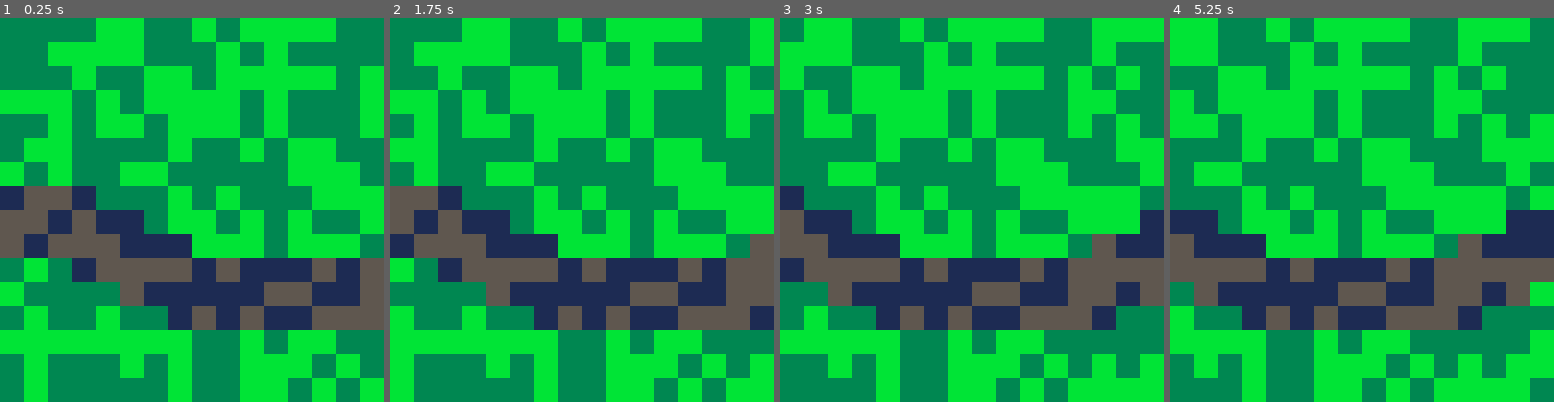
Above: before the commit, frames 1-4 (left to right).
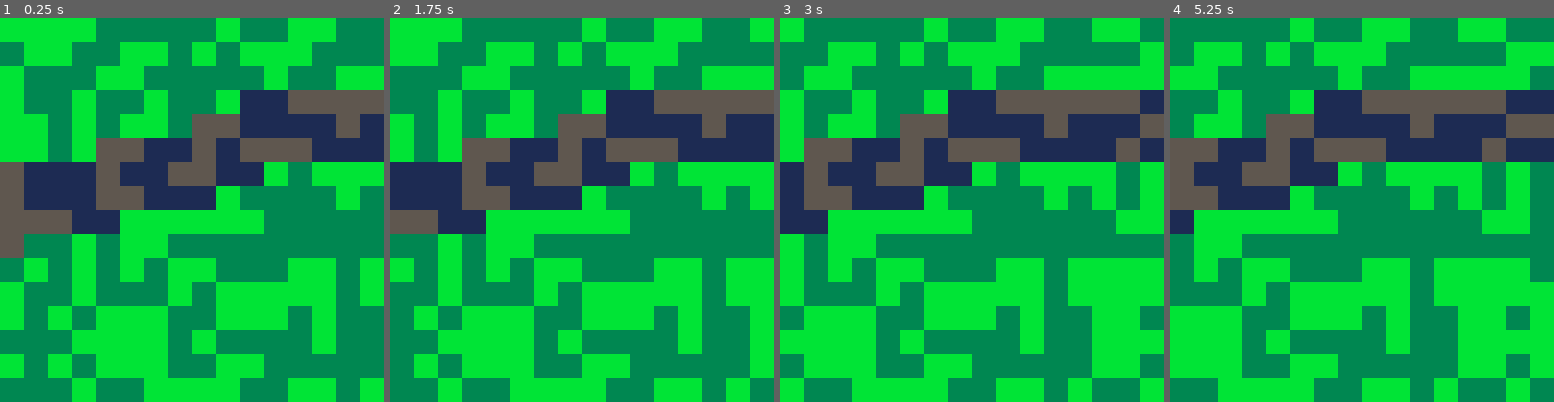
Above: after the commit, the same moments.

Repository: schoblaska/pico-8
Game: PICO-8 cartridge src/drawaroad.p8
The game is run twice, just before and just after one commit, with the same random seed, the same clock (stepped at 60 frames per second) and the same inputs.
Inputs:
- Up to frame 1 (0.25 s): no input
- Up to frame 2 (1.75 s): hold Right from 1.6 s (still down)
- Up to frame 3 (3 s): release Right at 2.1 s; hold Right from 2.47 s (still down)
- Up to frame 4 (5.25 s): release Right at 3.03 s; hold Left 3.08-3.58 s; hold Right 4.02-4.68 s; hold Left from 5.08 s (still down)

The runs differ from the first frame. In frame 1, 70% of the frame differs, in the area x 0-100%, y 0-100%; in frame 2, 71%; in frame 3, 72%; in frame 4, 71%.

Commit message:
sample is handy

Diff:
--- a/src/drawaroad.p8
+++ b/src/drawaroad.p8
@@ -13,7 +13,7 @@
 
   for x = 0, 127 do
     for y = 0, 15 do
-      mset(x, y, sprites.grass[flr(rnd(2)) + 1])
+      mset(x, y, sample(sprites.grass))
     end
   end
 
